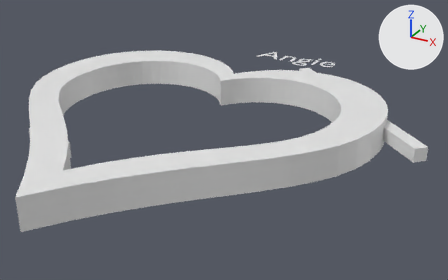
The Blender file necklace/negative.blend as it was, and as the next commit left it.
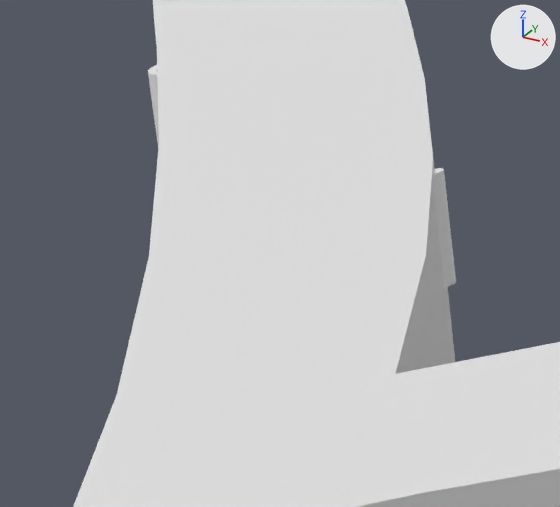
Each version is shown whole from a 50 mm lens placed at (54.8, -87.3, 42.1), pointed at (5.7, 2.0, -2.6), then close up on the part from 2% to 19% of the width and 42% to 67% of the height. Lighting does not change. The marker at upper right points along +X, +Y and +Z.

The first close-up shows 'Heart', 'Text'.
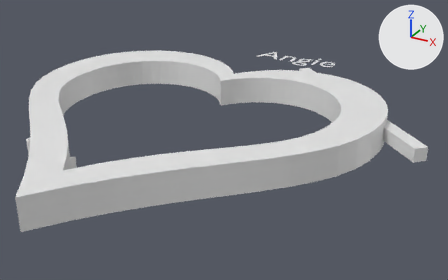
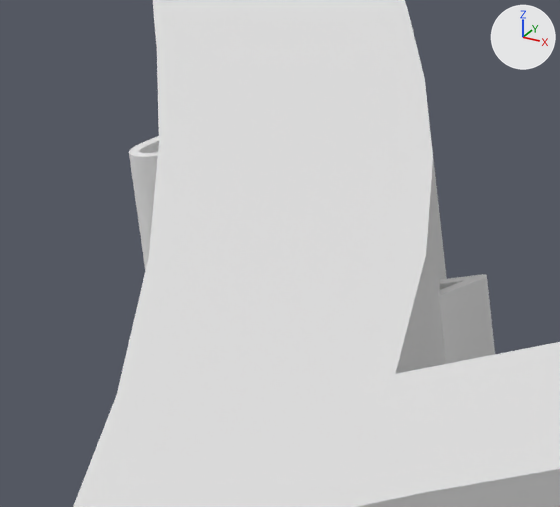
Location of each change, (x1, y1, x2, y2) in pixels of the close-ups (560 x 507 px):
'Text', moved, rescaled
    before: (148, 65, 456, 287)
    after: (129, 136, 495, 364)

The change in detail:
Object 'Text' (ob_text) moves from (-12.38, -21.98, 3.66) to (-12.38, -21.98, 1.57).
Object 'Text' (ob_text) is rescaled from (7.21, 7.21, 4.69) to (8.71, 8.71, 5.67).
